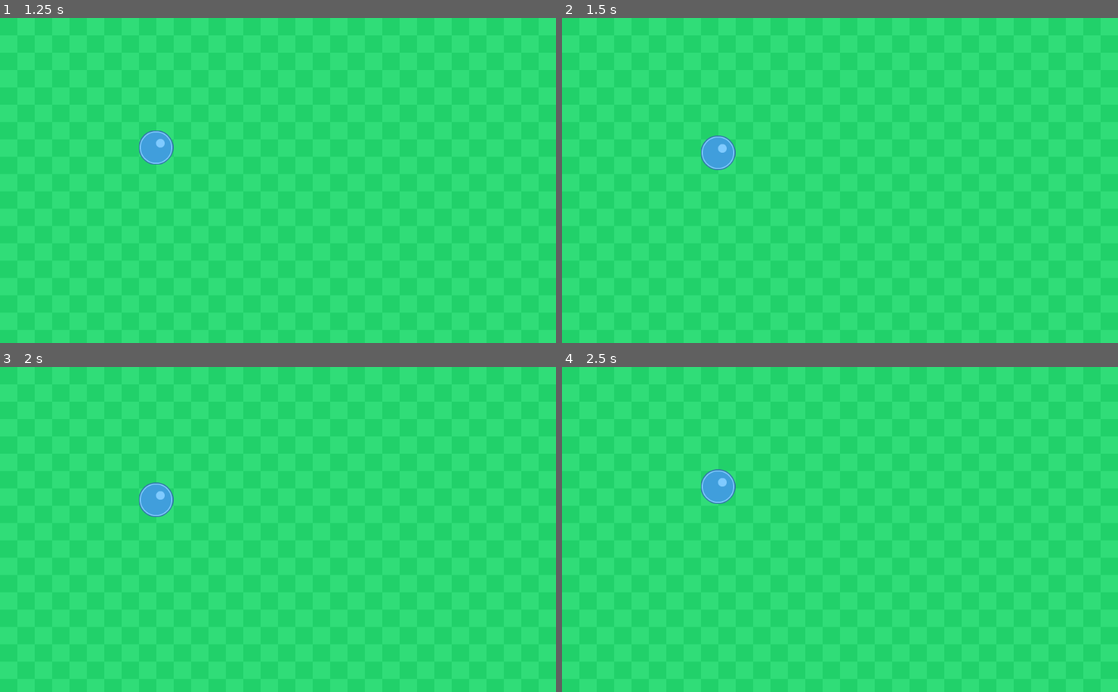
Above: before the commit, frames 1-4 (two rows, left to right).
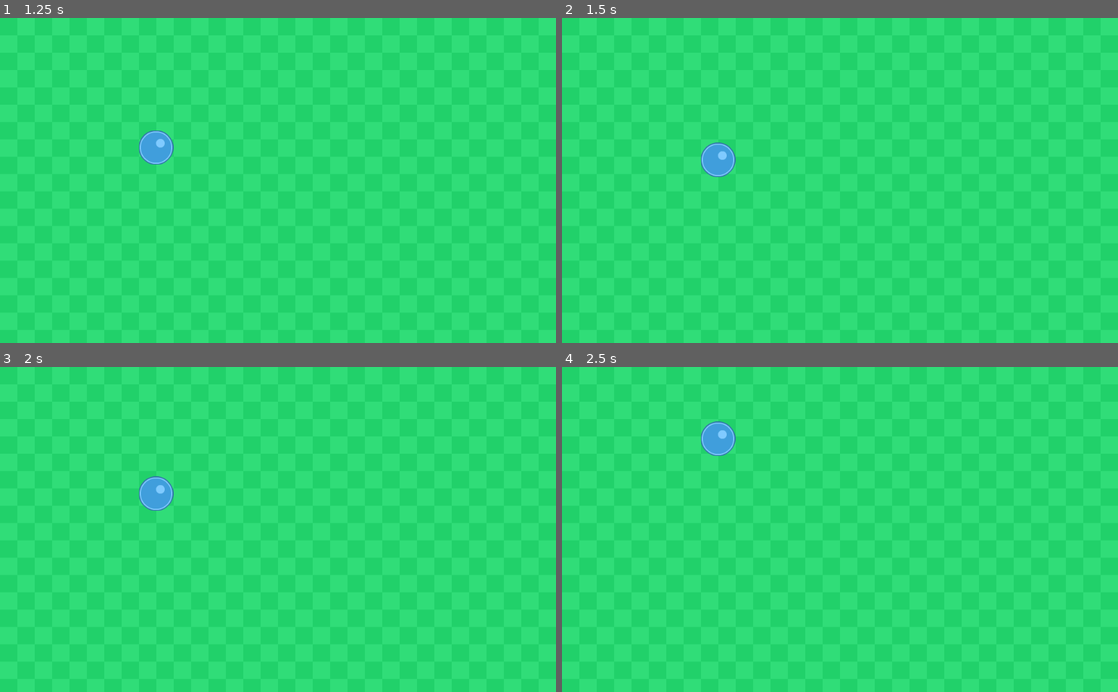
Above: after the commit, the same moments.

Repository: bryandissanayaka/nea-project
Game: Godot game, scene res://Scenes/TestLevel.tscn
Two runs of this game, one before a commit and one after it. Both use one fixed random seed, a clock stepped at 60 frames per second and the inputs below.
Inputs (mouse positions are in pixels of both pictures, inside the frame that each line leads up to):
- Up to frame 1 (1.25 s): move the mouse to (400, 164) at 0.52 s; click (400, 164) at 0.67 s
- Up to frame 2 (1.5 s): move the mouse to (728, 196) at 1.27 s; hold G (reverse_gravity) from 1.28 s (still down); click (728, 196) at 1.42 s
- Up to frame 3 (2 s): keep holding G (reverse_gravity)
- Up to frame 4 (2.5 s): move the mouse to (895, 458) at 2.02 s; release G (reverse_gravity) at 2.03 s; click (895, 458) at 2.17 s

Frame 1 is identical in both runs. In frame 2, 0.4% of the frame differs, in the area x 25-32%, y 36-49%; in frame 3, 0.4%; in frame 4, 1.1%, in the area x 25-32%, y 16-43%.

Commit message:
asdfsdfasdff

Diff:
--- /dev/null
+++ b/Junk/DrawTool.gd
@@ -0,0 +1,32 @@
+extends Node2D
+
+var is_drawing = false
+
+var start_position = Vector2.ZERO
+var end_position = Vector2.ZERO
+var line_vector = Vector2.ZERO
+var line_length : float = 0
+var line_rotation : float = 0
+
+func _draw_line():
+	print("Drawing line from ", start_position, " to " , end_position)
+	line_vector = end_position - start_position
+	line_length = line_vector.length()
+	line_rotation = atan2(line_vector.y, line_vector.x) * 57.29577951 + 90
+	print("Line length: ", line_length)
+	print(line_rotation)
+
+
+func _input(event):
+	if event is InputEventMouseButton:
+		is_drawing = not is_drawing
+		start_position = event.global_position
+	elif (event is InputEventMouseMotion) and (is_drawing):
+		end_position = event.global_position
+		_draw_line()
+
+func _ready():
+	pass # Replace with function body.
+
+#func _process(delta):
+#	pass
--- /dev/null
+++ b/Junk/Node2D.tscn
@@ -0,0 +1,6 @@
+[gd_scene load_steps=2 format=2]
+
+[ext_resource path="res://Node2D.vs" type="Script" id=1]
+
+[node name="Node2D" type="Node2D"]
+script = ExtResource( 1 )
--- a/Junk/Scenes/Ball.gd
+++ b/Junk/Scenes/Ball.gd
@@ -1,12 +1,12 @@
 extends RigidBody2D
 
-const DECREASE_PERCENTAGE = 0.8
+const STOP_BALL_PERCENTAGE = 0.5
+const DECREASE_PERCENTAGE = 0.7
+const REVERSED_GRAVITY_SCALE = -5
 var gravity_reversed_pressed = false
+var gravity_up = false
 
-func _ready():
-	pass
-
-func _process(delta):
+func _method_one(var delta):
 	if(Input.is_action_just_pressed("reverse_gravity") and not gravity_reversed_pressed):
 		print("gravity reversed")
 		gravity_reversed_pressed = true
@@ -15,8 +15,37 @@
 	if(gravity_reversed_pressed):
 		var half_y_vel = 0.5 * abs(linear_velocity.y)
 		if (abs(linear_velocity.y) > half_y_vel):
-			linear_velocity.y = linear_velocity.y * DECREASE_PERCENTAGE * delta
+			linear_velocity.y = linear_velocity.y - (linear_velocity.y * 1/ STOP_BALL_PERCENTAGE * delta)
 		else:
 			gravity_reversed_pressed = false
+	print(linear_velocity.y)
 
-	print(linear_velocity.y)
+
+func _method_two(delta):
+	if(Input.is_action_just_pressed(("reverse_gravity")) and not gravity_reversed_pressed):
+		gravity_scale *= REVERSED_GRAVITY_SCALE
+		gravity_reversed_pressed = true
+		gravity_up = not gravity_up
+		print("gravity reversed")
+
+	if(gravity_reversed_pressed):
+		gravity_scale = gravity_scale - (gravity_scale * DECREASE_PERCENTAGE * delta)
+		if (abs(gravity_scale) < 1):
+			if(gravity_up):
+				gravity_scale = -1
+			elif(not gravity_up):
+				gravity_scale = 1
+			gravity_reversed_pressed = false
+
+	print(gravity_scale)
+
+func _ready():
+	pass
+
+
+func _process(delta):
+#	_method_one(delta)
+	_method_two(delta)
+
+
+	pass
--- a/Junk/Scenes/Ball.tscn
+++ b/Junk/Scenes/Ball.tscn
@@ -8,9 +8,9 @@
 [node name="RigidBody2D" type="RigidBody2D"]
 script = ExtResource( 2 )
 
-[node name="Sprite" type="Sprite" parent="."]
-texture = ExtResource( 1 )
-
 [node name="CollisionShape2D" type="CollisionShape2D" parent="."]
 scale = Vector2( 3, 3 )
 shape = SubResource( 1 )
+
+[node name="Sprite" type="Sprite" parent="."]
+texture = ExtResource( 1 )
--- /dev/null
+++ b/Junk/Scenes/DrawTool.tscn
@@ -0,0 +1,6 @@
+[gd_scene load_steps=2 format=2]
+
+[ext_resource path="res://DrawTool.gd" type="Script" id=1]
+
+[node name="DrawTool" type="Node2D"]
+script = ExtResource( 1 )
--- a/Junk/project.godot
+++ b/Junk/project.godot
@@ -26,6 +26,11 @@
 "events": [ Object(InputEventKey,"resource_local_to_scene":false,"resource_name":"","device":0,"alt":false,"shift":false,"control":false,"meta":false,"command":false,"pressed":false,"scancode":71,"unicode":0,"echo":false,"script":null)
  ]
 }
+freeze_ball={
+"deadzone": 0.5,
+"events": [ Object(InputEventKey,"resource_local_to_scene":false,"resource_name":"","device":0,"alt":false,"shift":false,"control":false,"meta":false,"command":false,"pressed":false,"scancode":70,"unicode":0,"echo":false,"script":null)
+ ]
+}
 
 [physics]
 
Not shown, added: Junk/Node2D.gdns
Not shown, added: Junk/Node2D.vs
Not shown, changed: NEA Project.docx
